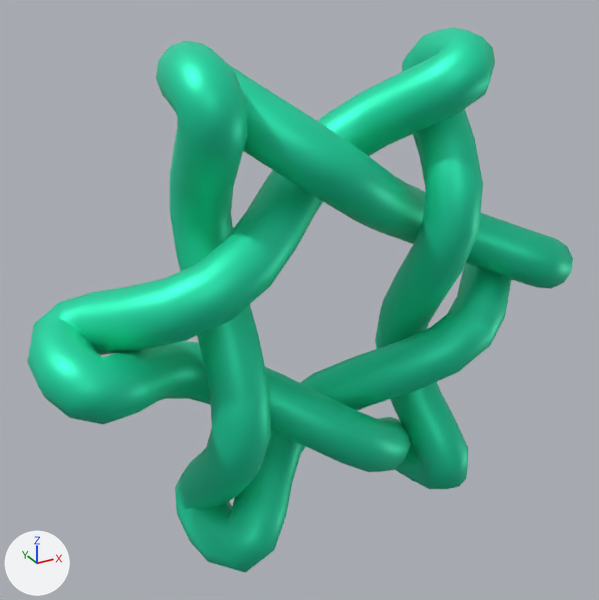
Renders of the glTF model flower/vr/outros/star6.glb from each side of a commit.
Both versions are drawn from a 50 mm camera at (-10.37, -17.2, 8.91) aimed at (-0.67, 0.43, 0.09). Lighting does not change. The marker at lower left points along +X, +Y and +Z. The first picture is the older version. Where no turn or scale is listed for an object, it has been applied to the vertices.

The scene before the commit, as lines of its bpy script (objects in view):
```python
mat_material_006 = principled_material('Material.006')
mat_material_006.base_color = (0.0173, 0.8, 0.452)  # green #24e7b3
mat_material_006.metallic = 0.5
me_parametriccurve_122 = bpy.data.meshes.new('ParametricCurve.122')
me_parametriccurve_122.from_pydata(...)  # 648 vertices, 1272 faces; spans x -4.31..7.74, y -1.74..1.75, z -6.82..6.8
me_parametriccurve_122.materials.append(mat_material_006)  # green #24e7b3
me_parametriccurve_123 = bpy.data.meshes.new('ParametricCurve.123')
me_parametriccurve_123.from_pydata(...)  # 648 vertices, 1272 faces; spans x -7.72..4.31, y -1.74..1.75, z -6.82..6.82
me_parametriccurve_123.materials.append(mat_material_006)  # green #24e7b3
ob_myparametriccurve = bpy.data.objects.new('MyParametricCurve', me_parametriccurve_122)
ob_myparametriccurve.location = (0.0, 0.0, 0.0)
ob_myparametriccurve_001 = bpy.data.objects.new('MyParametricCurve.001', me_parametriccurve_123)
ob_myparametriccurve_001.location = (0.0, 0.0, 0.0)
```
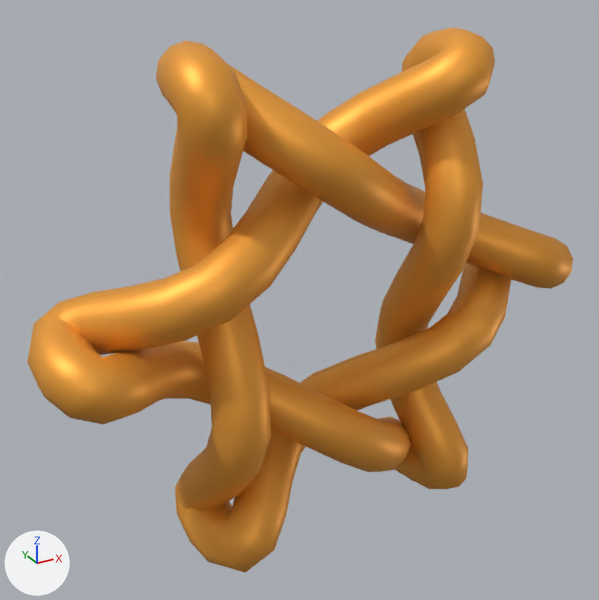
What differs and where, as boxes [x1, y1, x2, y2] in the pictures (599 x 600 px):
'MyParametricCurve.001', recoloured (green to orange)
    both: [27, 27, 495, 489]
'MyParametricCurve', recoloured (green to orange)
    both: [156, 41, 573, 573]

What changed in the scene script:
```text
Change mat_material_006:
    mat_material_006.base_color: (0.0173, 0.8, 0.452) -> (0.937, 0.4, 0.0523)  # green #24e7b3 -> orange #f8aa41
```
